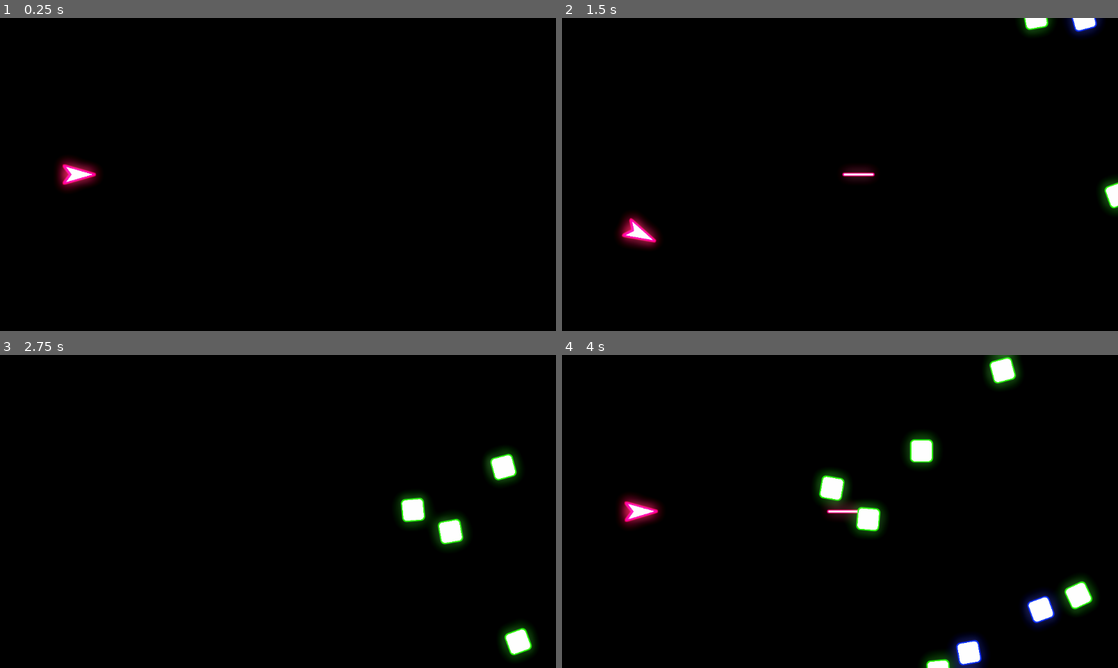
Above: before the commit, frames 1-4 (two rows, left to right).
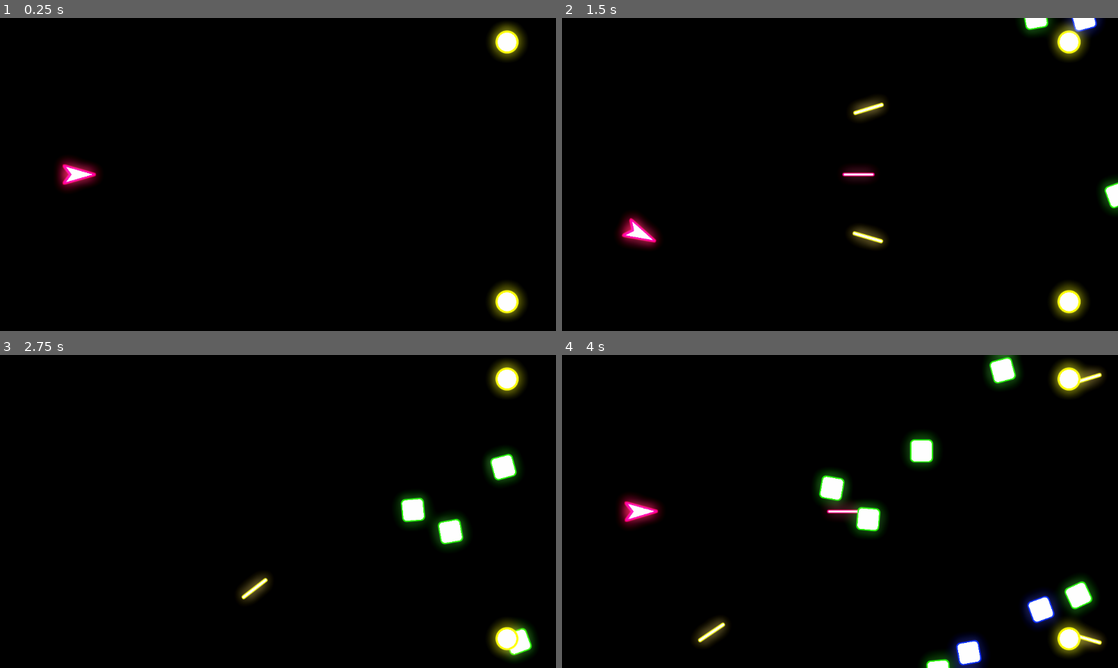
Above: after the commit, the same moments.

Repository: MUmarShahbaz/Signal
Game: Godot game, scene res://components/game/game.tscn
The game is run twice, just before and just after one commit, with the same random seed, the same clock (stepped at 60 frames per second) and the same inputs.
Inputs:
- Up to frame 1 (0.25 s): no input
- Up to frame 2 (1.5 s): tap Enter at 0.5 s; hold Right 0.53-1.28 s; tap Alt at 0.6 s; hold Down (down) from 1.28 s (still down); tap Shift at 1.35 s
- Up to frame 3 (2.75 s): release Down (down) at 2.03 s; hold Right from 2.03 s (still down); tap Alt at 2.1 s
- Up to frame 4 (4 s): release Right at 2.78 s; hold Up (up) 2.78-3.53 s; tap Shift at 2.85 s; hold Left from 3.53 s (still down); tap Alt at 3.6 s

The runs differ from the first frame. In frame 1, 1.2% of the frame differs, in the area x 88-95%, y 1-97%; in frame 2, 1.9%; in frame 3, 1.4%; in frame 4, 1.9%, in the area x 23-98%, y 1-97%.

Commit message:
Added Hackers
Just a mob, not actual Hackers

Diff:
--- a/components/game/game.tscn
+++ b/components/game/game.tscn
@@ -1,8 +1,9 @@
-[gd_scene load_steps=6 format=3 uid="uid://c7vr34q41akig"]
+[gd_scene load_steps=7 format=3 uid="uid://c7vr34q41akig"]
 
 [ext_resource type="PackedScene" uid="uid://c6p04jixa6vpf" path="res://components/spawner/spawner.tscn" id="1_8im3q"]
 [ext_resource type="PackedScene" uid="uid://cdiso1u0bxxtg" path="res://components/virus/virus.tscn" id="2_hp45u"]
 [ext_resource type="PackedScene" uid="uid://buyxmhmvc54s8" path="res://components/player/player.tscn" id="2_k2e6f"]
+[ext_resource type="PackedScene" uid="uid://2nvbg06tu8od" path="res://components/hacker/hacker.tscn" id="4_hp45u"]
 
 [sub_resource type="RectangleShape2D" id="RectangleShape2D_8im3q"]
 size = Vector2(156, 1271.5)
@@ -32,3 +33,9 @@
 
 [node name="WorldEnvironment" type="WorldEnvironment" parent="."]
 environment = SubResource("Environment_k2e6f")
+
+[node name="Hacker" parent="." instance=ExtResource("4_hp45u")]
+position = Vector2(1491, -457)
+
+[node name="Hacker2" parent="." instance=ExtResource("4_hp45u")]
+position = Vector2(1491, 439)
--- a/components/hacker/hacker.tscn
+++ b/components/hacker/hacker.tscn
@@ -1,5 +1,29 @@
-[gd_scene format=3 uid="uid://2nvbg06tu8od"]
+[gd_scene load_steps=6 format=3 uid="uid://2nvbg06tu8od"]
+
+[ext_resource type="Material" uid="uid://b7hsxg70gkk5q" path="res://components/shader/halo.tres" id="1_8i1j1"]
+[ext_resource type="Texture2D" uid="uid://df0sqgsioojy3" path="res://components/hacker/sprite.png" id="1_xjejf"]
+[ext_resource type="Script" uid="uid://b3bb7oervp0w" path="res://components/projectile_launcher/projectile_launcher.gd" id="3_vak2u"]
+[ext_resource type="PackedScene" uid="uid://b6xjkvh5y3c8j" path="res://components/shot/shot.tscn" id="4_vak2u"]
+
+[sub_resource type="CircleShape2D" id="CircleShape2D_vumu6"]
+radius = 34.0588
 
 [node name="Hacker" type="CharacterBody2D"]
+z_index = 3
+collision_layer = 4
 
 [node name="Sprite" type="Sprite2D" parent="."]
+material = ExtResource("1_8i1j1")
+texture = ExtResource("1_xjejf")
+
+[node name="Collider" type="CollisionShape2D" parent="."]
+shape = SubResource("CircleShape2D_vumu6")
+
+[node name="ProjectileLauncher" type="Node" parent="."]
+script = ExtResource("3_vak2u")
+projectile = ExtResource("4_vak2u")
+force = 100.0
+offset = Vector2(60, 0)
+z_index = 2
+interval = 1.0
+metadata/_custom_type_script = "uid://b3bb7oervp0w"
--- a/components/player/player.gd
+++ b/components/player/player.gd
@@ -1,6 +1,7 @@
 extends CharacterBody2D
+class_name Player
 
-@onready var anim_tree: AnimationTree = $animation_tree
+@onready var anim_tree: AnimationTree = $"Animation Tree"
 @export var anim_speed:= 8.0
 @export var move_speed:= 600
 
--- a/components/player/player.tscn
+++ b/components/player/player.tscn
@@ -4,14 +4,14 @@
 [ext_resource type="Texture2D" uid="uid://mnlk88j12agc" path="res://components/player/sprite.png" id="1_t3162"]
 [ext_resource type="PackedScene" uid="uid://dgamo7bet13wv" path="res://components/projectile_launcher/projectile_launcher.tscn" id="3_ph1f6"]
 [ext_resource type="Material" uid="uid://b7hsxg70gkk5q" path="res://components/shader/halo.tres" id="4_mpawu"]
-[ext_resource type="PackedScene" uid="uid://co8tdeoa5i11i" path="res://components/shot/shot1.tscn" id="4_wa6cj"]
+[ext_resource type="PackedScene" uid="uid://b6xjkvh5y3c8j" path="res://components/shot/shot.tscn" id="4_wa6cj"]
 
 [sub_resource type="Animation" id="Animation_kfe3d"]
 length = 0.001
 tracks/0/type = "value"
 tracks/0/imported = false
 tracks/0/enabled = true
-tracks/0/path = NodePath("sprite:rotation")
+tracks/0/path = NodePath("Sprite:rotation")
 tracks/0/interp = 1
 tracks/0/loop_wrap = true
 tracks/0/keys = {
@@ -27,7 +27,7 @@
 tracks/0/type = "value"
 tracks/0/imported = false
 tracks/0/enabled = true
-tracks/0/path = NodePath("sprite:rotation")
+tracks/0/path = NodePath("Sprite:rotation")
 tracks/0/interp = 1
 tracks/0/loop_wrap = true
 tracks/0/keys = {
@@ -43,7 +43,7 @@
 tracks/0/type = "value"
 tracks/0/imported = false
 tracks/0/enabled = true
-tracks/0/path = NodePath("sprite:rotation")
+tracks/0/path = NodePath("Sprite:rotation")
 tracks/0/interp = 1
 tracks/0/loop_wrap = true
 tracks/0/keys = {
@@ -59,7 +59,7 @@
 tracks/0/type = "value"
 tracks/0/imported = false
 tracks/0/enabled = true
-tracks/0/path = NodePath("sprite:rotation")
+tracks/0/path = NodePath("Sprite:rotation")
 tracks/0/interp = 1
 tracks/0/loop_wrap = true
 tracks/0/keys = {
@@ -75,7 +75,7 @@
 tracks/0/type = "value"
 tracks/0/imported = false
 tracks/0/enabled = true
-tracks/0/path = NodePath("sprite:rotation")
+tracks/0/path = NodePath("Sprite:rotation")
 tracks/0/interp = 1
 tracks/0/loop_wrap = true
 tracks/0/keys = {
@@ -91,7 +91,7 @@
 tracks/0/type = "value"
 tracks/0/imported = false
 tracks/0/enabled = true
-tracks/0/path = NodePath("sprite:rotation")
+tracks/0/path = NodePath("Sprite:rotation")
 tracks/0/interp = 1
 tracks/0/loop_wrap = true
 tracks/0/keys = {
@@ -140,7 +140,7 @@
 graph_offset = Vector2(0, -46.6176)
 
 [node name="Player" type="CharacterBody2D" groups=["player"]]
-z_index = 2
+z_index = 4
 collision_layer = 2
 script = ExtResource("1_kfe3d")
 
@@ -148,23 +148,24 @@
 projectile = ExtResource("4_wa6cj")
 force = 100.0
 offset = Vector2(30, 0)
+z_index = null
+interval = null
 
-[node name="sprite" type="Sprite2D" parent="."]
+[node name="Sprite" type="Sprite2D" parent="."]
 material = ExtResource("4_mpawu")
 rotation = 1.5708
 texture = ExtResource("1_t3162")
 offset = Vector2(0, -14)
 
-[node name="animations" type="AnimationPlayer" parent="."]
+[node name="Animation Player" type="AnimationPlayer" parent="."]
 libraries = {
 &"": SubResource("AnimationLibrary_pvtfm")
 }
 
-[node name="animation_tree" type="AnimationTree" parent="."]
+[node name="Animation Tree" type="AnimationTree" parent="."]
 tree_root = SubResource("AnimationNodeStateMachine_ph1f6")
-anim_player = NodePath("../animations")
+anim_player = NodePath("../Animation Player")
 parameters/Move/blend_position = -0.00215054
 
-[node name="collider" type="CollisionPolygon2D" parent="."]
-visible = false
+[node name="Collider" type="CollisionPolygon2D" parent="."]
 polygon = PackedVector2Array(-12, 0, -32, 26, 59, 0, -32, -26)
--- a/components/projectile_launcher/projectile_launcher.gd
+++ b/components/projectile_launcher/projectile_launcher.gd
@@ -8,6 +8,7 @@
 @export var projectile: PackedScene
 @export var force: float
 @export var offset: Vector2
+@export var z_index: int = 0
 @export var interval: float = 0.5
 
 var last_shot: float = 0
@@ -19,15 +20,17 @@
 			if not (Input.is_action_pressed("up") or Input.is_action_pressed("down")):
 				launch(Vector2.RIGHT)
 				last_shot = 0
-		else:
+		elif is_instance_valid(player):
 			launch(-character.global_position + player.global_position)
 			last_shot = 0
 
 func launch(target: Vector2):
-	var new_projectile: Projecile = projectile.instantiate()
+	var new_projectile: Projectile = projectile.instantiate()
 	new_projectile.global_position = character.global_position + offset
 	new_projectile.rotate(atan2(target.y, target.x))
+	new_projectile.z_index = z_index
 	if is_player:
 		new_projectile.collision_mask = 4
 	character.add_sibling(new_projectile)
+	new_projectile.set_shooter(character)
 	new_projectile.apply_force(target.normalized()*force*1000)
--- a/components/shot/shot.gd
+++ b/components/shot/shot.gd
@@ -1,2 +1,20 @@
 extends RigidBody2D
-class_name Projecile
+class_name Projectile
+
+@onready var sprite:Sprite2D = $Sprite
+@onready var killzone: Area2D = $KillZone
+
+var sprite1 = preload("res://components/shot/sprite1.png")
+var sprite2 = preload("res://components/shot/sprite2.png")
+
+func set_shooter(shooter):
+	if shooter is Player:
+		sprite.texture = sprite1
+		killzone.collision_mask = 4
+	else:
+		sprite.texture = sprite2
+		killzone.collision_mask = 3
+
+func _on_body_entered(body: Node2D) -> void:
+	body.queue_free()
+	queue_free()
--- /dev/null
+++ b/components/shot/shot.tscn
@@ -0,0 +1,31 @@
+[gd_scene load_steps=5 format=3 uid="uid://b6xjkvh5y3c8j"]
+
+[ext_resource type="Script" uid="uid://cj446bk688tlo" path="res://components/shot/shot.gd" id="1_c0sha"]
+[ext_resource type="Material" uid="uid://b7hsxg70gkk5q" path="res://components/shader/halo.tres" id="2_8j37s"]
+[ext_resource type="Texture2D" uid="uid://d04aqg2nl8q8t" path="res://components/shot/sprite1.png" id="3_cux6o"]
+
+[sub_resource type="CapsuleShape2D" id="CapsuleShape2D_f2hnp"]
+radius = 5.0
+height = 106.0
+
+[node name="Shot" type="RigidBody2D"]
+collision_layer = 8
+gravity_scale = 0.0
+script = ExtResource("1_c0sha")
+
+[node name="Sprite" type="Sprite2D" parent="."]
+material = ExtResource("2_8j37s")
+texture = ExtResource("3_cux6o")
+
+[node name="Dummy Collider" type="CollisionShape2D" parent="."]
+rotation = 1.5708
+shape = SubResource("CapsuleShape2D_f2hnp")
+disabled = true
+
+[node name="KillZone" type="Area2D" parent="."]
+
+[node name="Region" type="CollisionShape2D" parent="KillZone"]
+rotation = 1.5708
+shape = SubResource("CapsuleShape2D_f2hnp")
+
+[connection signal="body_entered" from="KillZone" to="." method="_on_body_entered"]
--- a/components/shot/shot1.tscn
+++ /dev/null
@@ -1,24 +0,0 @@
-[gd_scene load_steps=5 format=3 uid="uid://co8tdeoa5i11i"]
-
-[ext_resource type="Script" uid="uid://cj446bk688tlo" path="res://components/shot/shot.gd" id="1_f2hnp"]
-[ext_resource type="Texture2D" uid="uid://d04aqg2nl8q8t" path="res://components/shot/sprite1.png" id="2_cxajf"]
-[ext_resource type="Material" uid="uid://b7hsxg70gkk5q" path="res://components/shader/halo.tres" id="2_fuufa"]
-
-[sub_resource type="CapsuleShape2D" id="CapsuleShape2D_f2hnp"]
-radius = 5.0
-height = 106.0
-
-[node name="Shot1" type="RigidBody2D"]
-collision_layer = 8
-collision_mask = 2
-gravity_scale = 0.0
-script = ExtResource("1_f2hnp")
-metadata/_custom_type_script = "uid://cj446bk688tlo"
-
-[node name="Sprite2D" type="Sprite2D" parent="."]
-material = ExtResource("2_fuufa")
-texture = ExtResource("2_cxajf")
-
-[node name="CollisionShape2D" type="CollisionShape2D" parent="."]
-rotation = 1.5708
-shape = SubResource("CapsuleShape2D_f2hnp")
--- a/components/virus/virus.gd
+++ b/components/virus/virus.gd
@@ -3,7 +3,7 @@
 
 @export_range(0, 1) var max_angle: float = 0.3
 
-@onready var sprite: Sprite2D = $Sprite2D
+@onready var sprite: Sprite2D = $Sprite
 var sp1 : CompressedTexture2D = preload("res://components/virus/sprite1.png")
 var sp2 : CompressedTexture2D = preload("res://components/virus/sprite2.png")
 
@@ -17,7 +17,7 @@
 	velocity = Vector2(-1, y).normalized() * 400
 	move_and_slide()
 
-
 func _on_body_entered(body: Node2D) -> void:
-	body.queue_free()
-	queue_free()
+	if body is Player:
+		body.queue_free()
+		queue_free()
--- a/components/virus/virus.tscn
+++ b/components/virus/virus.tscn
@@ -5,13 +5,14 @@
 [ext_resource type="Script" uid="uid://c8tdh4ykaj38q" path="res://components/virus/virus.gd" id="1_humf0"]
 
 [sub_resource type="CircleShape2D" id="CircleShape2D_hgm0u"]
+radius = 35.0571
 
 [sub_resource type="Animation" id="Animation_humf0"]
 length = 0.001
 tracks/0/type = "value"
 tracks/0/imported = false
 tracks/0/enabled = true
-tracks/0/path = NodePath("Sprite2D:rotation")
+tracks/0/path = NodePath("Sprite:rotation")
 tracks/0/interp = 1
 tracks/0/loop_wrap = true
 tracks/0/keys = {
@@ -28,7 +29,7 @@
 tracks/0/type = "value"
 tracks/0/imported = false
 tracks/0/enabled = true
-tracks/0/path = NodePath("Sprite2D:rotation")
+tracks/0/path = NodePath("Sprite:rotation")
 tracks/0/interp = 1
 tracks/0/loop_wrap = true
 tracks/0/keys = {
@@ -52,11 +53,10 @@
 collision_layer = 4
 script = ExtResource("1_humf0")
 
-[node name="dum" type="CollisionShape2D" parent="."]
+[node name="Collider" type="CollisionShape2D" parent="."]
 shape = SubResource("CircleShape2D_hgm0u")
-disabled = true
 
-[node name="Sprite2D" type="Sprite2D" parent="."]
+[node name="Sprite" type="Sprite2D" parent="."]
 material = ExtResource("1_hgm0u")
 texture = ExtResource("1_4atth")
 
@@ -66,11 +66,10 @@
 }
 autoplay = "default"
 
-[node name="Area2D" type="Area2D" parent="."]
-collision_layer = 4
-collision_mask = 10
+[node name="KillZone" type="Area2D" parent="."]
+collision_mask = 2
 
-[node name="Collider" type="CollisionShape2D" parent="Area2D"]
+[node name="Region" type="CollisionShape2D" parent="KillZone"]
 shape = SubResource("CircleShape2D_humf0")
 
-[connection signal="body_entered" from="Area2D" to="." method="_on_body_entered"]
+[connection signal="body_entered" from="KillZone" to="." method="_on_body_entered"]
Binary file added: components/hacker/sprite.png
Not shown, changed: components/hacker/sprite.png.import
Binary file added: components/shot/sprite2.png
Not shown, added: components/shot/sprite2.png.import
